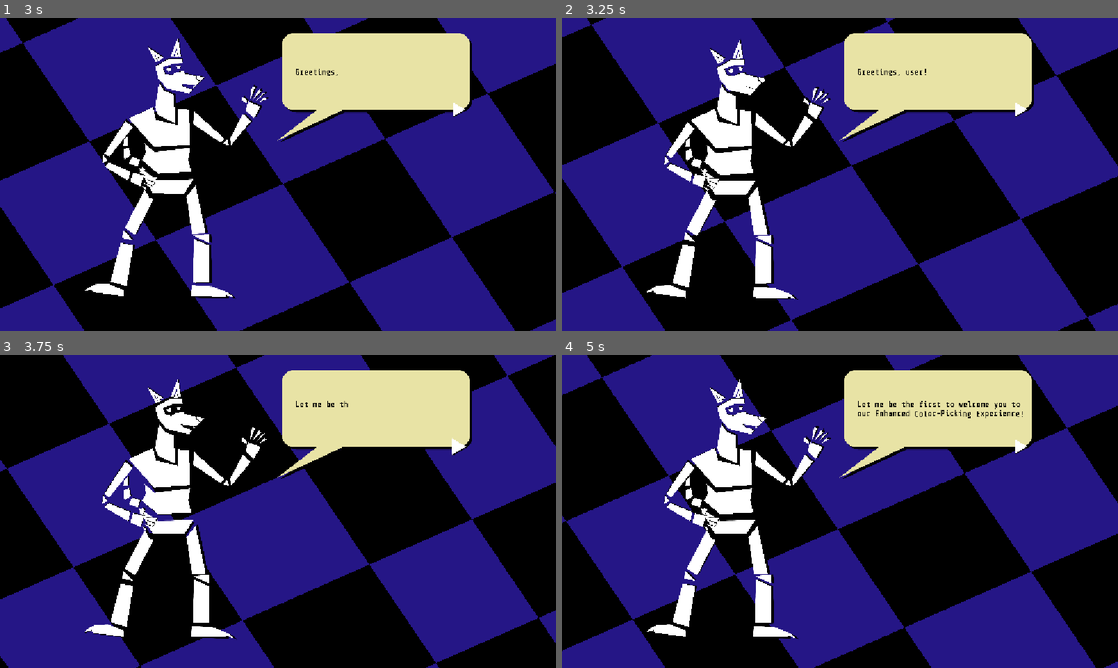
Above: before the commit, frames 1-4 (two rows, left to right).
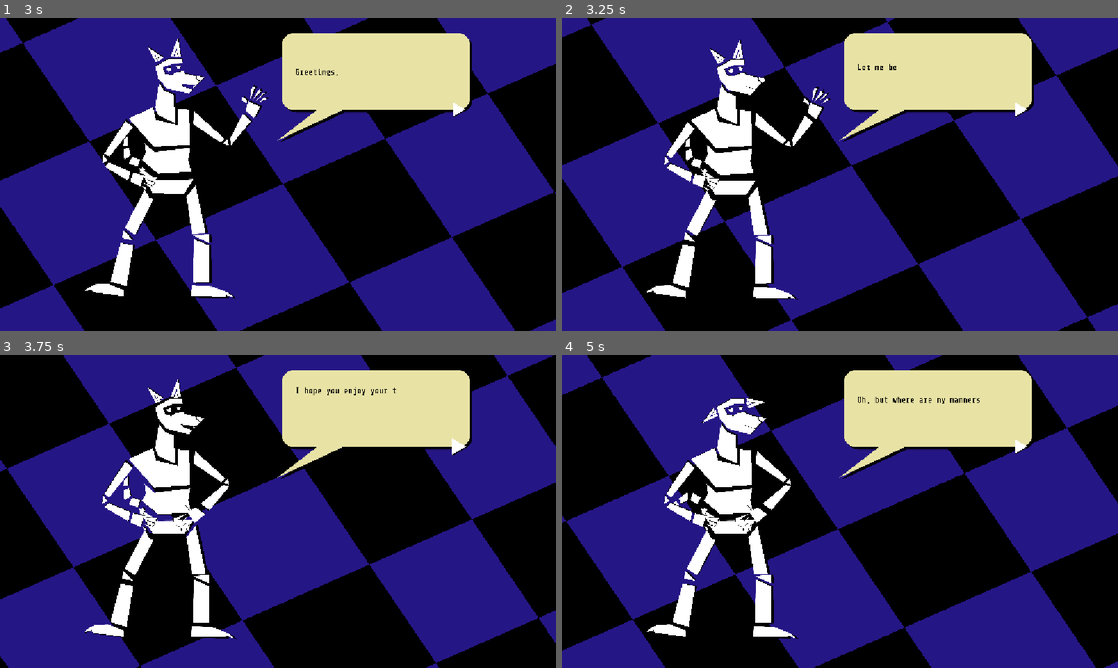
Above: after the commit, the same moments.

Repository: AlejandroCiuba/color-picker-game
Game: Godot game, scene res://scenes/levels/level.tscn
The game is run twice, just before and just after one commit, with the same random seed, the same clock (stepped at 60 frames per second) and the same inputs.
Inputs (mouse positions are in pixels of both pictures, inside the frame that each line leads up to):
- Up to frame 1 (3 s): click "Start" at 0.5 s; move the mouse to (400, 158) at 1.27 s; hold Right (ui_right) 1.28-2.03 s; move the mouse to (166, 190) at 2.02 s; hold Left (ui_left) 2.03-2.75 s; click (467, 89) at 2.75 s
- Up to frame 2 (3.25 s): no input
- Up to frame 3 (3.75 s): click (461, 445) at 3.5 s
- Up to frame 4 (5 s): move the mouse to (895, 442) at 4.27 s; hold Right (ui_right) from 4.28 s (still down)

Frame 1 is identical in both runs. In frame 2, 0.1% of the frame differs, in the area x 53-66%, y 14-19%; in frame 3, 0.8%; in frame 4, 1.6%, in the area x 20-83%, y 7-57%.

Commit message:
Updated settings with dialog display features and loaded settings options into level

Diff:
--- a/globals/settings.gd
+++ b/globals/settings.gd
@@ -1,5 +1,5 @@
 extends Node
 
-var skip_dialog_on_press: bool = true
+var on_next_press: String = "Dump Text"
 var text_speed: float = 0.01
 var autoplay_dialog: bool = false
--- a/scenes/levels/level.gd
+++ b/scenes/levels/level.gd
@@ -62,6 +62,12 @@
 	story()
 
 
+func _settings() -> void:
+	dialog.on_early_button_press = Settings.on_next_press
+	dialog.word_time = Settings.text_speed
+	dialog.autoplay_dialog = Settings.autoplay_dialog
+
+
 func _ready() -> void:
 	color_control.offset_transform_enabled = true
 	color_control.offset_transform_position.x = 1000.0
--- a/scenes/levels/level.tscn
+++ b/scenes/levels/level.tscn
@@ -93,6 +93,7 @@
 dialog_id = "Casper"
 word_time = 0.01
 on_early_button_press = "Skip"
+autoplay_dialog = true
 
 [node name="StartMenu" parent="." unique_id=1697332222 instance=ExtResource("5_urvlt")]
 unique_name_in_owner = true
